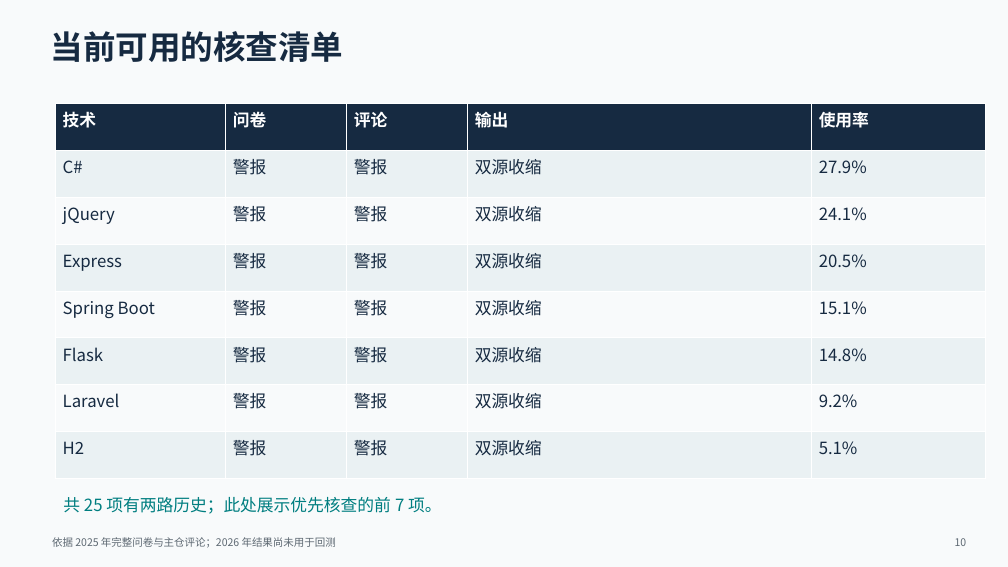
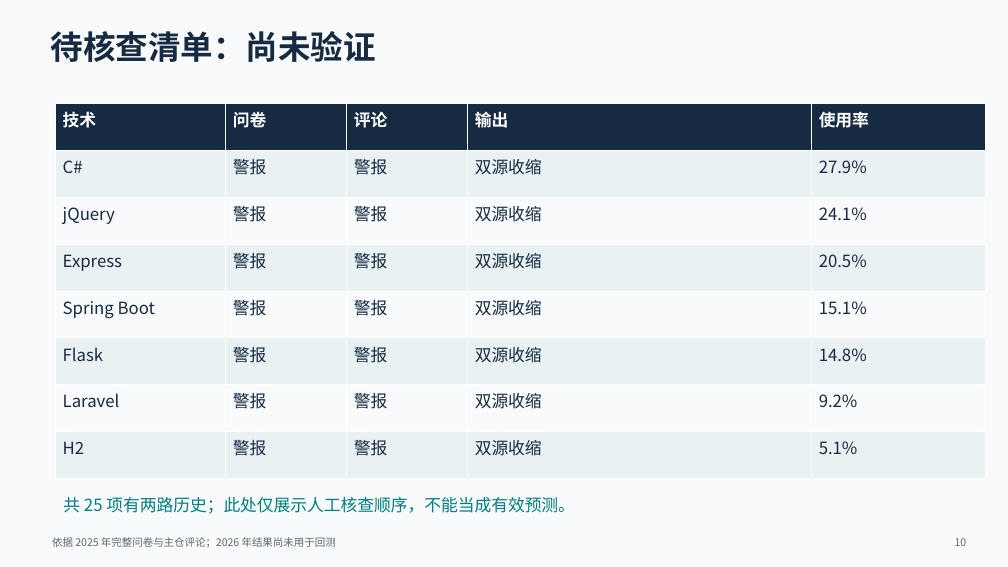
Before and after one commit to NTenthusiast/opensource-adoption-prediction, a slide deck: slide 10 of 组会汇报_2026-09-26/组会汇报_三维动态预警升级版.pptx. Drawn at 1008x567 pixels with LibreOffice and Linux fonts; fonts in the diff are those of the drawing. Boxes give left, top, right and bottom in pixels: in the first picture for what was removed or moved away, otherwise in the second. Text is boxed around its words. In the diff, an @@ line names an element or a change of style, - is before the commit and + after.

```diff
--- a/组会汇报_2026-09-26/组会汇报_三维动态预警升级版.pptx
+++ b/组会汇报_2026-09-26/组会汇报_三维动态预警升级版.pptx
@@ text at [51,31,376,62]: text changed @@
-当前可用的核查清单
+待核查清单：尚未验证
@@ text at [63,497,575,514]: text changed @@
-共 25 项有两路历史；此处展示优先核查的前 7 项。
+共 25 项有两路历史；此处仅展示人工核查顺序，不能当成有效预测。
```
Also in this commit, not shown: 3 other slides changed, 2 other files.
